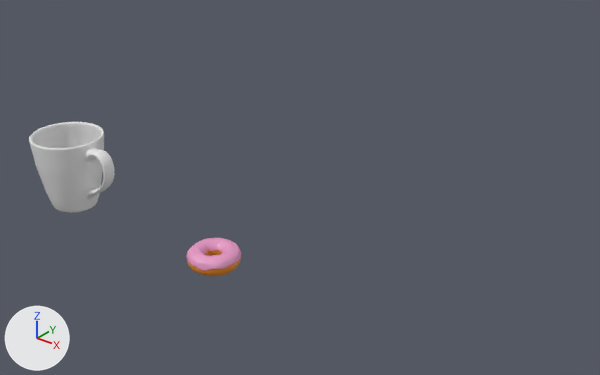
An edit to the Blender file donut.blend, drawn before and after from the same camera.
One viewpoint serves both versions: a camera (50 mm lens) standing at (31.1, -21.4, 18.3) and looking at (8.1, 7.3, 0.6). Arrows for +X, +Y and +Z are at lower left; the lights stay in place.

The first picture shows 'Mug body', 'Torus.000'.
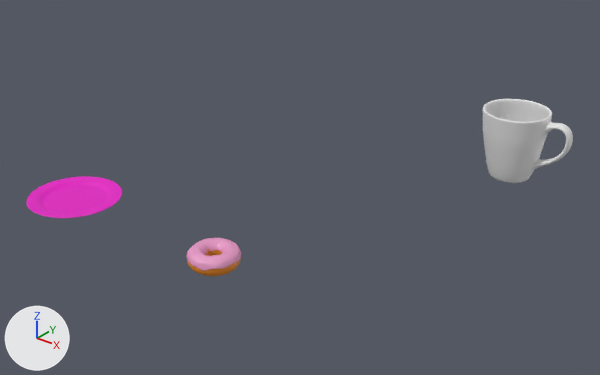
Commit message: plate will do

Patch to the scene script:
```diff
--- a/donut.blend.py
+++ b/donut.blend.py
@@ mat_temp @@
+mat_temp = principled_material('temp')
+mat_temp.base_color = (0.8, 0.00164, 0.562)  # pink #e705c6
@@ me_cylinder_001 @@
+me_cylinder_001.from_pydata(...)  # 480 vertices, 450 faces; spans x -1.07..1.07, y -1.07..1.07, z -1.0..-0.59
+me_cylinder_001.polygons.foreach_set('use_smooth', [True] * 450)
+me_cylinder_001.materials.append(mat_temp)  # pink #e705c6
@@ ob_mug_body @@
 ob_mug_body = bpy.data.objects.new('Mug body', me_cylinder)
-ob_mug_body.location = (0.0, 0.0, 2.0)
+ob_mug_body.location = (14.99, 16.21, 2.0)
 _m = ob_mug_body.modifiers.new('Subdivision', 'SUBSURF')
@@ ob_plate @@
+ob_plate = bpy.data.objects.new('plate', me_cylinder_001)
+ob_plate.location = (0.0, 0.0, 1.01)
+ob_plate.scale = (2.17, 2.17, 1.0)
+_m = ob_plate.modifiers.new('Subdivision', 'SUBSURF')
+_m.levels = 2
```

Boxes [x1, y1, x2, y2] around the edits, measured in the pictures (600 x 375 px):
'Mug body', moved: before [29, 122, 115, 213]; after [483, 99, 573, 183]
'plate', added (pink): after [27, 176, 122, 218]
